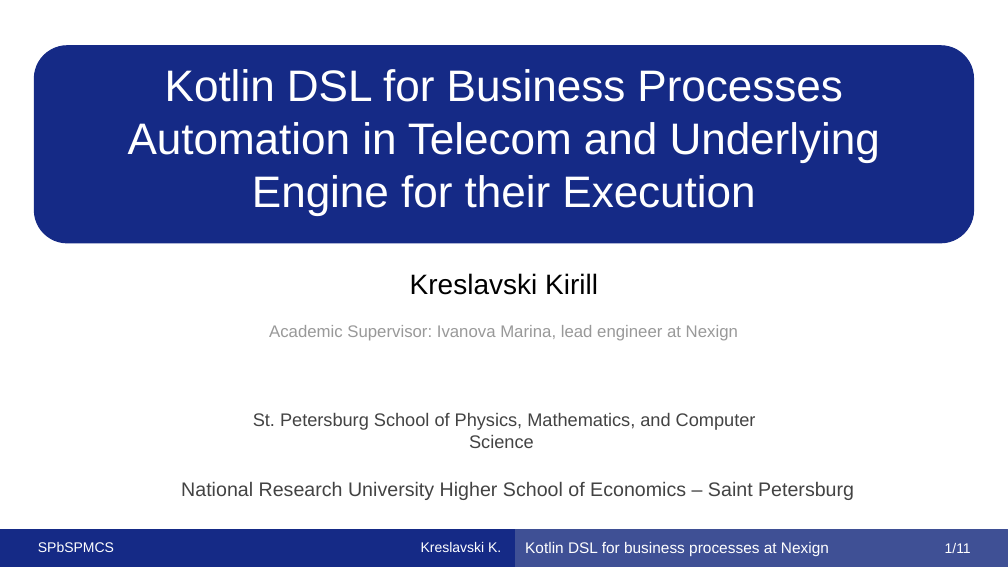
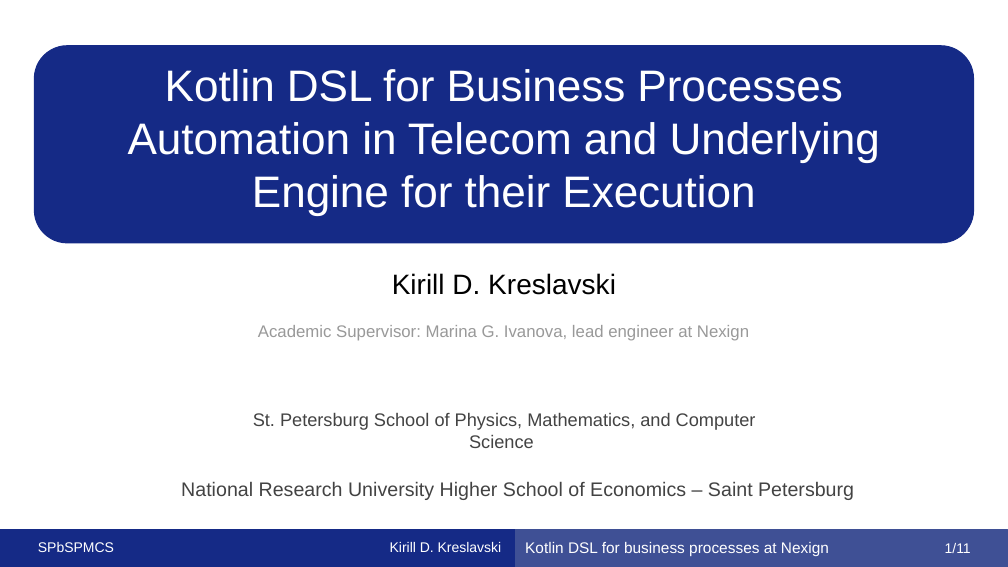
Before and after one commit to KreslavskiKD/nexign-kotlin-bp, a slide deck: slide 1 of other/2 sem/research_proposal/presentation/Research Proposal Nexign.pptx. Drawn at 1008x567 pixels with LibreOffice and Linux fonts; fonts in the diff are those of the drawing. Boxes give left, top, right and bottom in pixels: in the first picture for what was removed or moved away, otherwise in the second. Text is boxed around its words. In the diff, an @@ line names an element or a change of style, - is before the commit and + after.

```diff
--- a/other/2 sem/research_proposal/presentation/Research Proposal Nexign.pptx
+++ b/other/2 sem/research_proposal/presentation/Research Proposal Nexign.pptx
@@ subtitle at <box>392,273,616,295</box>: text changed @@
-Kreslavski Kirill
+Kirill D. Kreslavski
@@ subtitle at <box>258,325,749,341</box>: text changed @@
-Academic Supervisor: Ivanova Marina, lead engineer at Nexign
+Academic Supervisor: Marina G. Ivanova, lead engineer at Nexign
@@ text in rectangle at <box>390,542,502,552</box>: text changed @@
-Kreslavski K.
+Kirill D. Kreslavski
```
Also in this commit, not shown: 10 other slides changed, 2 other files.
